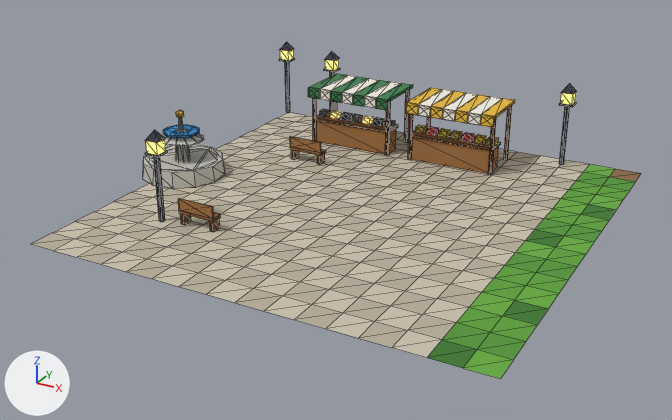
The glTF model assets/models/town/chunk_2_8.glb, before and after one commit.
The view is the same before and after, from a 50 mm camera at (53.9, -163.2, 13.2) aimed at (39.3, -136.7, 0.0). The axes (+X, +Y, +Z) are drawn at lower left. The lights are the same throughout. The older version comes first. Mesh edges are drawn as thin lines. Vertices at exactly the same position are counted once.

Names of what the first picture shows: 'chunk_2_8'.
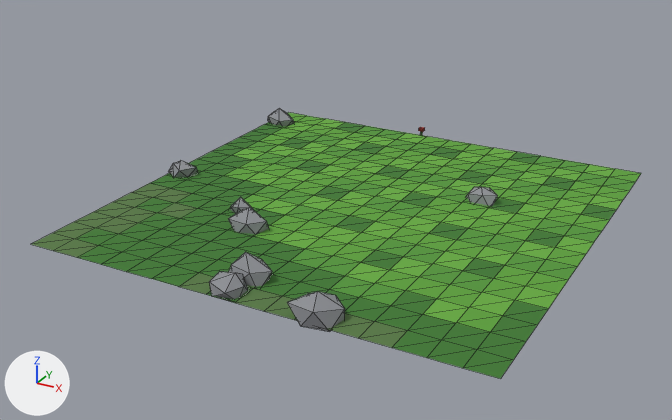
Pixel boxes [x1, y1, x2, y2] of what changed, in the pictures (672 x 420 px; the box of a moved part takes in the faces that stretch with it):
'chunk_2_8', reshaped (20% shorter): before [32, 42, 641, 379]; after [32, 108, 641, 379]
part 1 of me_chunk_2_8, moved or reshaped: before [384, 120, 395, 128]; after [419, 127, 425, 132]
part 2 of me_chunk_2_8, deleted: before [145, 42, 577, 232]
part 3 of me_chunk_2_8, reshaped: before [143, 144, 225, 189]; after [169, 160, 498, 331]
part 4 of me_chunk_2_8, added: after [268, 108, 294, 126]
part 5 of me_chunk_2_8, recoloured: [442, 323, 526, 359] in both
part 6 of me_chunk_2_8, recoloured (darker): [463, 350, 514, 379] in both
part 7 of me_chunk_2_8, recoloured (darker): [491, 316, 537, 341] in both
part 8 of me_chunk_2_8, recoloured: [609, 169, 641, 182] in both
part 9 of me_chunk_2_8, recoloured: [254, 131, 568, 306] in both
part 10 of me_chunk_2_8, recoloured: [232, 122, 583, 323] in both
part 11 of me_chunk_2_8, recoloured: [238, 113, 535, 299] in both
part 12 of me_chunk_2_8, recoloured: [99, 124, 441, 358] in both
part 13 of me_chunk_2_8, recoloured: [53, 183, 375, 338] in both
part 14 of me_chunk_2_8, recoloured: [247, 131, 590, 297] in both
part 15 of me_chunk_2_8, recoloured: [224, 116, 560, 307] in both
part 16 of me_chunk_2_8, recoloured: [76, 121, 575, 340] in both
part 17 of me_chunk_2_8, recoloured: [32, 188, 408, 348] in both

Edits to the bpy script that builds the scene:
```text
Add mat_flower_r:
    mat_flower_r = bpy.data.materials.new('flower_r')
    # nodes: BsdfPrincipled, Mix, OutputMaterial, VertexColor
    # colours: red #e2473d, mixed with the vertex colours
Add mat_moss:
    mat_moss = bpy.data.materials.new('moss')
    # nodes: BsdfPrincipled, Mix, OutputMaterial, VertexColor
    # colours: dark green #587a45, mixed with the vertex colours
Add mat_leaf_b:
    mat_leaf_b = bpy.data.materials.new('leaf_b')
    # nodes: BsdfPrincipled, Mix, OutputMaterial, VertexColor
    # colours: green #52a63a, mixed with the vertex colours
Add mat_rock:
    mat_rock = bpy.data.materials.new('rock')
    # nodes: BsdfPrincipled, Mix, OutputMaterial, VertexColor
    # colours: grey #8e9095, mixed with the vertex colours
Change me_chunk_2_8:
    remove me_chunk_2_8.from_pydata(...)  # 921 vertices, 1668 faces; spans x 30.9..48.0, y -144.0..-127.7, z 0.0..3.3
    remove me_chunk_2_8.materials.append(mat_water)
    remove me_chunk_2_8.materials.append(mat_wood)
    remove me_chunk_2_8.materials.append(mat_wood_dark)
    remove me_chunk_2_8.materials.append(mat_stone)
    remove me_chunk_2_8.materials.append(mat_stone_light)
    remove me_chunk_2_8.materials.append(mat_stone_dark)
    remove me_chunk_2_8.materials.append(mat_iron)
    remove me_chunk_2_8.materials.append(mat_gold)
    remove me_chunk_2_8.materials.append(mat_glow)
    remove me_chunk_2_8.materials.append(mat_cloth_white)
    remove me_chunk_2_8.materials.append(mat_cloth_red)
    remove me_chunk_2_8.materials.append(mat_flower_y)
    remove me_chunk_2_8.materials.append(mat_cloth_green)
    remove me_chunk_2_8.materials.append(mat_straw)
    add me_chunk_2_8.from_pydata(...)  # 401 vertices, 696 faces; spans x 31.8..48.0, y -144.2..-127.9, z -0.5..0.8
    me_chunk_2_8 part 1: the loose piece of 8 vertices spanning x 38.2..38.5, y -130.6..-130.2, z 1.0..1.3 is moved by (0.4, 2.4, -0.9), in mat_flower_r
    me_chunk_2_8 part 2: 55 loose pieces with 600 vertices, spanning x 31.2..45.3, y -140.8..-127.7, z 0.0..3.3, are deleted
    me_chunk_2_8 part 3
    24 vertices are removed from x 30.9..34.1, y -138.1..-134.9, z 0.0..0.6
    44 faces are deleted
    84 vertices are added at x 31.8..44.2, y -144.2..-133.0, z -0.5..0.8
    140 new faces join them, mat_rock
    me_chunk_2_8 part 4
    12 vertices are added at x 31.8..33.2, y -130.0..-129.0, z -0.3..0.6
    20 new faces join them, mat_rock
    me_chunk_2_8 part 5: 4 faces spanning x 46.0..48.0, y -143.0..-142.0, z 0.0 switch from mat_grass_b to mat_grass_dark
    me_chunk_2_8 part 6: 2 faces spanning x 47.0..48.0, y -144.0..-143.0, z 0.0 switch from mat_grass_c to mat_grass_dark
    me_chunk_2_8 part 7: 2 faces spanning x 47.0..48.0, y -142.0..-141.0, z 0.0 switch from mat_grass_a to mat_grass_dark
    me_chunk_2_8 part 8: 2 faces spanning x 47.0..48.0, y -129.0..-128.0, z 0.0 switch from mat_dirt to mat_grass_a
    me_chunk_2_8 part 9: 38 faces spanning x 34.0..46.0, y -142.0..-128.0, z 0.0 switch from mat_plaza_a to mat_grass_b
    me_chunk_2_8 part 10: 74 faces spanning x 33.0..46.0, y -142.0..-128.0, z 0.0 switch from mat_plaza_a to mat_grass_c
    me_chunk_2_8 part 11: 38 faces spanning x 32.0..46.0, y -141.0..-128.0, z 0.0 switch from mat_plaza_a to mat_grass_a
    me_chunk_2_8 part 12: 60 faces spanning x 32.0..46.0, y -144.0..-130.0, z 0.0 switch from mat_plaza_a to mat_grass_dark
    me_chunk_2_8 part 13: 14 faces spanning x 32.0..44.0, y -144.0..-138.0, z 0.0 switch from mat_plaza_a to mat_moss
    me_chunk_2_8 part 14: 40 faces spanning x 33.0..46.0, y -142.0..-128.0, z 0.0 switch from mat_plaza_b to mat_grass_b
    me_chunk_2_8 part 15: 74 faces spanning x 33.0..46.0, y -141.0..-128.0, z 0.0 switch from mat_plaza_b to mat_grass_a
    me_chunk_2_8 part 16: 88 faces spanning x 32.0..46.0, y -144.0..-128.0, z 0.0 switch from mat_plaza_b to mat_grass_dark
    me_chunk_2_8 part 17: 22 faces spanning x 32.0..45.0, y -144.0..-138.0, z 0.0 switch from mat_plaza_b to mat_moss
    other edits to the shape of me_chunk_2_8 do not show in these pictures
    add me_chunk_2_8.materials.append(mat_rock)
    add me_chunk_2_8.materials.append(mat_leaf_b)
    add me_chunk_2_8.materials.append(mat_flower_r)
```
